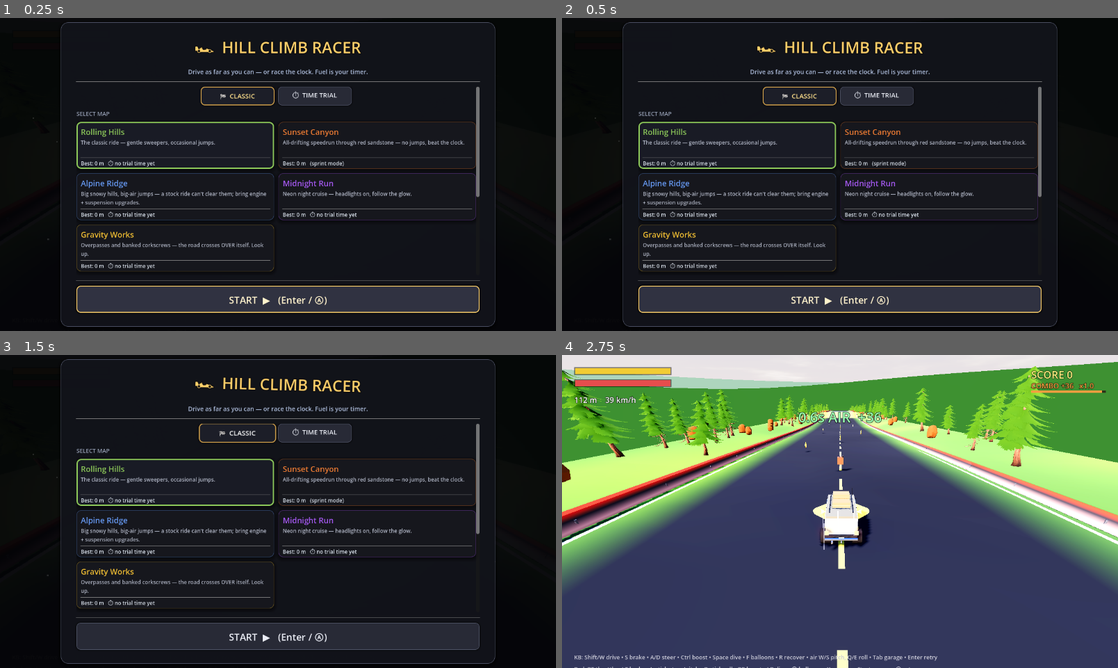
Above: before the commit, frames 1-4 (two rows, left to right).
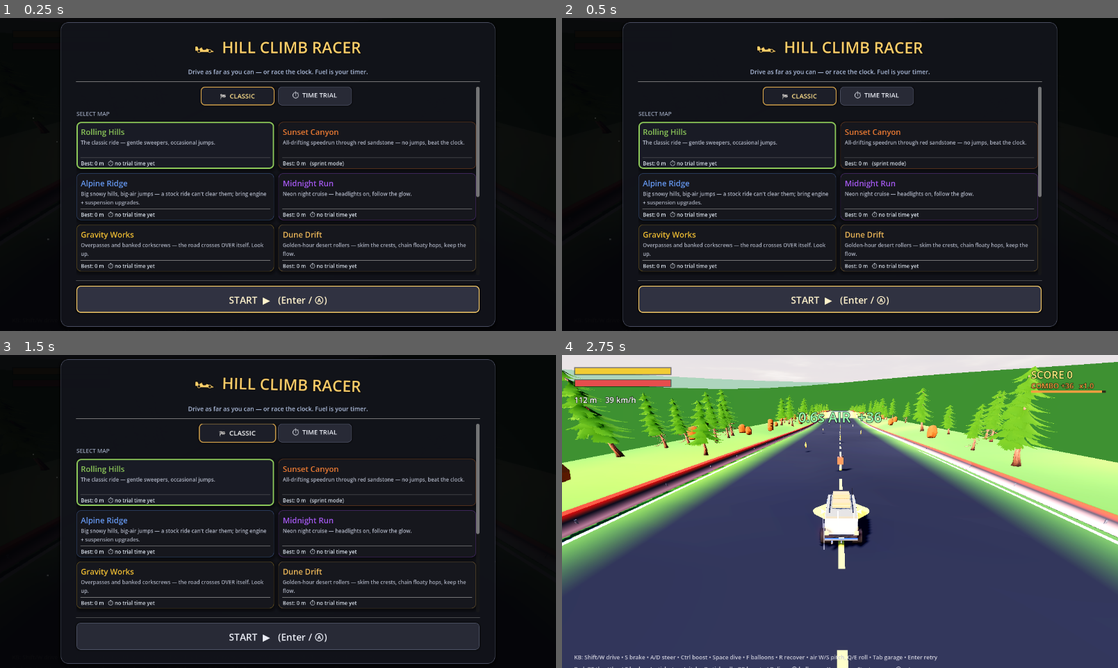
Above: after the commit, the same moments.

Repository: MilkManManiac/HillClimbRacer
Game: Godot game, scene res://scenes/HillClimb.tscn
Two runs of this game, one before a commit and one after it. Both use one fixed random seed, a clock stepped at 60 frames per second and the inputs below.
Inputs:
- Up to frame 1 (0.25 s): no input
- Up to frame 2 (0.5 s): no input
- Up to frame 3 (1.5 s): click "🏁 CLASSIC" at 0.5 s; click "🏁 CLASSIC" at 1.25 s
- Up to frame 4 (2.75 s): click "START ▶ (Enter / Ⓐ)" at 2 s

The runs differ from the first frame. In frame 1, 0.6% of the frame differs, in the area x 50-86%, y 66-81%; in frame 2, 0.6%; in frame 3, 0.6%; in frame 4, nothing differs.

Commit message:
HC v8: Dune Drift — sixth map, golden-hour rhythm rollers
Long-wavelength medium rollers (hill_amp 9 / freq 0.0015) tuned with the
AutoDrive bot: stock van 681 m (fuel horizon, zero crash damage), sports
2424 m untouched, F1 3804 m — the flow fantasy holds at every tier. Warm
restrained golden-hour palette (first pass blew out to neon), sand-swell
scenery rings + wind-blown gold motes, trial line 1100 m with rough
bot-calibrated medals (human pass wanted). AutoDrive now covers all six
maps and takes HC_AUTODRIVE_MAPS / HC_AUTODRIVE_VEHICLE env filters;
DuneShot harness kept.

Co-Authored-By: Claude Fable 5 <noreply@anthropic.com>

Diff:
--- a/scripts/hc/HCMain.gd
+++ b/scripts/hc/HCMain.gd
@@ -112,8 +112,34 @@
 			],
 		},
 	},
+	"dunes": {
+		"name": "Dune Drift", "desc": "Golden-hour desert rollers — skim the crests, chain floaty hops, keep the flow.",
+		"mode": "classic", "sky_time": 0.35, "accent": Color(0.93, 0.72, 0.35),
+		"overrides": {
+			# rhythm map: LONG-wavelength medium rollers so 25-35 m/s flows crest to
+			# crest with small chained hops — deliberately distinct from alpine's huge
+			# singular jumps. High straight bias + wide radii keep the flow unbroken.
+			"hill_amp": 9.0, "noise_frequency": 0.0015,
+			"straight_bias": 0.68, "max_turn_deg": 110.0,
+			"turn_radius_min": 46.0, "turn_radius_max": 95.0,
+			"road_half": 19.0, "road_half_turn": 27.0,
+			# gaps stay rare and modest — the rollers ARE the feature here
+			"gap_start": 650.0, "gap_spacing": 520.0, "gap_spacing_grow": 160.0,
+			"gap_base_width": 14.0, "gap_grow": 6.0, "gap_ramp_rise": 5.0, "gap_land_len": 60.0,
+			"path_seed": 60660, "noise_seed": 3111,
+			"grass_color": Color(0.71, 0.55, 0.32), "asphalt_color": Color(0.17, 0.15, 0.14),
+			"centre_line_color": Color(0.95, 0.82, 0.45), "edge_line_color": Color(0.96, 0.92, 0.78),
+			"rail_band_color": Color(0.95, 0.62, 0.18), "rail_post_color": Color(0.42, 0.36, 0.30),
+			"scatter_density": 0.45,
+			# rock_1 only: rock_2's mossy green patches read as random lime blocks
+			# against the sand (fine in canyon where the red haze mutes them)
+			"scatter_kinds": [
+				"res://assets/rocks/rock_quaternius_1_cc0.glb",
+			],
+		},
+	},
 }
-const MAP_KEYS := ["hills", "canyon", "alpine", "midnight", "gravity"]
+const MAP_KEYS := ["hills", "canyon", "alpine", "midnight", "gravity", "dunes"]
 var _map := "hills"
 var _best := {}            # map_key -> best distance (m) reached on that map, persisted
 var _map_btns := {}       # key -> Button (title-screen map card)
@@ -858,6 +884,16 @@
 			env.adjustment_contrast = 1.02
 			if sun:
 				sun.light_energy = 1.65
+		"dunes":
+			# golden hour: warm long-throw haze — kept restrained; the first pass
+			# (saturation 1.14, energy 1.95, low sun) blew the sand out to neon
+			env.fog_light_color = Color(0.90, 0.76, 0.55)
+			env.fog_depth_begin = 120.0
+			env.fog_density = 0.010
+			env.adjustment_saturation = 1.04
+			if sun:
+				sun.light_color = Color(1.0, 0.85, 0.60)
+				sun.light_energy = 1.75
 
 ## Sun-disc glow + star density: cheap, high-read per-map touches living in Sky.gd's
 ## own shader (see shaders/sky.gdshader — sun_glow/sun_glow_color/star_amount uniforms),
@@ -878,6 +914,10 @@
 		"midnight":
 			# denser stars than the stock night value reads as a clearer, more dramatic sky
 			sky_mat.set_shader_parameter("star_amount", 1.0)
+		"dunes":
+			# big soft golden glare — golden hour without canyon's full sunset blaze
+			sky_mat.set_shader_parameter("sun_glow", 0.8)
+			sky_mat.set_shader_parameter("sun_glow_color", Color(1.0, 0.72, 0.35))
 
 func _setup_terrain_and_car() -> void:
 	_terrain = Node3D.new()
--- a/scripts/hc/HCScenery.gd
+++ b/scripts/hc/HCScenery.gd
@@ -44,7 +44,7 @@
 var _star_to := Vector3.ZERO
 
 ## Rebuild every band for the given map. cfg (from HCMain._scenery_config()):
-##   style: String   -- one of hills/canyon/alpine/midnight/gravity (matches HCMain.MAPS keys)
+##   style: String   -- one of hills/canyon/alpine/midnight/gravity/dunes (matches HCMain.MAPS keys)
 ##   accent: Color    -- the map's UI accent, folded into the palette for a bit of unity
 ##   night: bool      -- true only for midnight; kept for any future night-flagged map
 func configure(cfg: Dictionary) -> void:
@@ -71,6 +71,8 @@
 			_build_midnight(accent)
 		"gravity":
 			_build_gravity(accent)
+		"dunes":
+			_build_dunes(accent)
 		_:
 			_build_hills(accent)
 	# per-map near/mid-field ambient life layer -- keyed off the same `style` HCMain
@@ -86,6 +88,8 @@
 			_build_fireflies(accent)
 		"gravity":
 			_build_embers(accent)
+		"dunes":
+			_build_sand(accent)
 		_:
 			_build_birds(accent)
 
@@ -162,6 +166,19 @@
 	var window_col := accent.lerp(Color(1.0, 0.85, 0.5), 0.6)
 	_windows(0, h0, window_col, 140)
 	_windows(1, h1, window_col, 100)
+
+## Dune Drift: long low dune swells warming toward a hazy golden horizon, anchored by
+## a far band of flat mesas so the mid rings read as dunes (all-rolling rings looked
+## like "hills but yellow" — the mesa band is what says desert).
+func _build_dunes(accent: Color) -> void:
+	var rng := RandomNumberGenerator.new(); rng.seed = 5006
+	var haze := Color(0.95, 0.82, 0.62)
+	var near := Color(0.58, 0.43, 0.22).lerp(accent, 0.15)
+	var mid := near.lerp(haze, 0.45)
+	var far := near.lerp(haze, 0.78)
+	_ring(0, _rolling(rng, 28.0, 55.0, 0.55), near)
+	_ring(1, _rolling(rng, 42.0, 80.0, 0.4), mid)
+	_ring(2, _mesas(rng, 55.0, 100.0, 4), far)
 
 ## Gravity Works: an industrial horizon — low ridgeline plus scattered crane/stack silhouettes.
 func _build_gravity(accent: Color) -> void:
@@ -282,6 +299,14 @@
 	var warm := accent.lerp(Color(1.0, 0.45, 0.1), 0.8)
 	_add_motes(Vector3(0, 10.0, -14.0), Vector3(28.0, 5.0, 28.0), Vector3(0, 1, 0), 25.0,
 			1.4, 5.0, 40, Vector2(0.34, 0.34), warm, true)
+
+## Dune Drift: wind-carried golden sand motes streaming gently ACROSS the view (the
+## sideways direction is what sells "wind over dunes" vs canyon's rising thermal dust).
+func _build_sand(accent: Color) -> void:
+	var gold := accent.lerp(Color(1.0, 0.85, 0.55), 0.5)
+	gold.a = 0.32
+	_add_motes(Vector3(0, 9.0, -14.0), Vector3(30.0, 4.0, 30.0), Vector3(1.0, 0.12, 0.0), 16.0,
+			2.4, 7.0, 34, Vector2(0.3, 0.3), gold, false)
 
 ## Tiny procedurally-generated radial falloff dot (white RGB, alpha 1 at centre -> 0
 ## at the rim) -- built once per call (16x16, trivial) so mote billboards read as
--- a/scripts/hc/HCTimeTrial.gd
+++ b/scripts/hc/HCTimeTrial.gd
@@ -17,6 +17,7 @@
 	"alpine": 900.0,
 	"midnight": 1000.0,
 	"gravity": 1800.0,   # past the first overpass (650) AND the 2-coil corkscrew (~1500-1700)
+	"dunes": 1100.0,     # fast flowing rollers — a touch longer than hills at higher pace
 }
 
 ## Fractions of the finish distance where a split call-out fires (elapsed time only —
@@ -38,6 +39,10 @@
 	# gravity: longer line (1800 m) but the corkscrew descent is fast once learned;
 	# NOT bot-calibrated (the bot can't judge stunt pacing) — human tuning pass wanted
 	"gravity":  {"gold": 95.0, "silver": 125.0, "bronze": 170.0},
+	# dunes: bot-calibrated 2026-07-09 — stock minivan 14.1 m/s over the rollers
+	# (1100 m ≈ 78 s at bot pace); sports bot cruises it at ~40 m/s (~28 s), so gold
+	# demands a fast ride, silver ≈ stock-bot pace. Human calibration pass wanted.
+	"dunes":    {"gold": 45.0, "silver": 80.0, "bronze": 115.0},
 }
 
 const MEDAL_EMOJI := {"gold": "🥇", "silver": "🥈", "bronze": "🥉"}
--- a/tests/AutoDrive.gd
+++ b/tests/AutoDrive.gd
@@ -10,7 +10,7 @@
 ## pattern (process_mode ALWAYS + _begin_game past the title pause).
 
 const HCMainScript := preload("res://scripts/hc/HCMain.gd")
-const MAP_KEYS := ["hills", "canyon", "alpine"]
+const MAP_KEYS := ["hills", "canyon", "alpine", "midnight", "gravity", "dunes"]
 const MAX_FRAMES := 7200      # 60s @ 60Hz physics tick cap per map
 const SAMPLE_EVERY := 600     # 5s
 
@@ -18,7 +18,16 @@
 	process_mode = Node.PROCESS_MODE_ALWAYS
 	var root_scene := load("res://scenes/HillClimb.tscn") as PackedScene
 	var summary: Array = []
-	for key in MAP_KEYS:
+	# tuning hooks: HC_AUTODRIVE_MAPS="dunes,hills" limits the sweep to the maps
+	# being tuned; HC_AUTODRIVE_VEHICLE="sports" swaps the ride (default minivan) —
+	# both optional so the no-env behaviour stays the full stock sweep
+	var keys := MAP_KEYS
+	var env_maps := OS.get_environment("HC_AUTODRIVE_MAPS")
+	if env_maps != "":
+		keys = []
+		for k in env_maps.split(","):
+			keys.append(k.strip_edges())
+	for key in keys:
 		var result: Dictionary = await _run_map(root_scene, key)
 		summary.append(result)
 	_release_all()
@@ -36,6 +45,9 @@
 	await get_tree().process_frame
 	if inst.has_method("select_map"):
 		inst.call("select_map", key)
+	var env_veh := OS.get_environment("HC_AUTODRIVE_VEHICLE")
+	if env_veh != "" and inst.has_method("_swap_vehicle"):
+		inst.call("_swap_vehicle", env_veh)   # bypasses the buy path — bot runs are hermetic
 	if inst.has_method("_begin_game"):
 		inst.call("_begin_game")
 	await get_tree().process_frame
--- /dev/null
+++ b/tests/DuneShot.gd
@@ -0,0 +1,36 @@
+extends Node
+## Boots Dune Drift in a sports car, drives at speed, and saves chase-cam PNGs so the
+## golden-hour palette/rollers/scenery can be verified visually.
+## Run WITHOUT --headless; delete the PNGs after looking at them.
+
+var _rf := 0
+var _began := false
+var _shots := 0
+
+func _ready() -> void:
+	process_mode = Node.PROCESS_MODE_ALWAYS
+	var main: Node = load("res://scenes/HillClimb.tscn").instantiate()
+	main.set("save_enabled", false)
+	add_child(main)
+
+func _process(_d: float) -> void:
+	_rf += 1
+	var main := get_child(0)
+	if _rf == 20 and not _began:
+		_began = true
+		main.call("select_map", "dunes")
+		main.call("_swap_vehicle", "sports")
+		main.call("_begin_game")
+		Input.action_press("accelerate")
+	if _rf == 350 and _shots == 0:
+		_shots = 1
+		_snap("res://dune_shot_1.png")
+	if _rf == 560 and _shots == 1:
+		_shots = 2
+		_snap("res://dune_shot_2.png")
+		Input.action_release("accelerate")
+		get_tree().quit()
+
+func _snap(path: String) -> void:
+	await RenderingServer.frame_post_draw
+	get_viewport().get_texture().get_image().save_png(path)
--- /dev/null
+++ b/tests/DuneShot.tscn
@@ -0,0 +1,6 @@
+[gd_scene load_steps=2 format=3]
+
+[ext_resource type="Script" path="res://tests/DuneShot.gd" id="1"]
+
+[node name="DuneShot" type="Node"]
+script = ExtResource("1")
